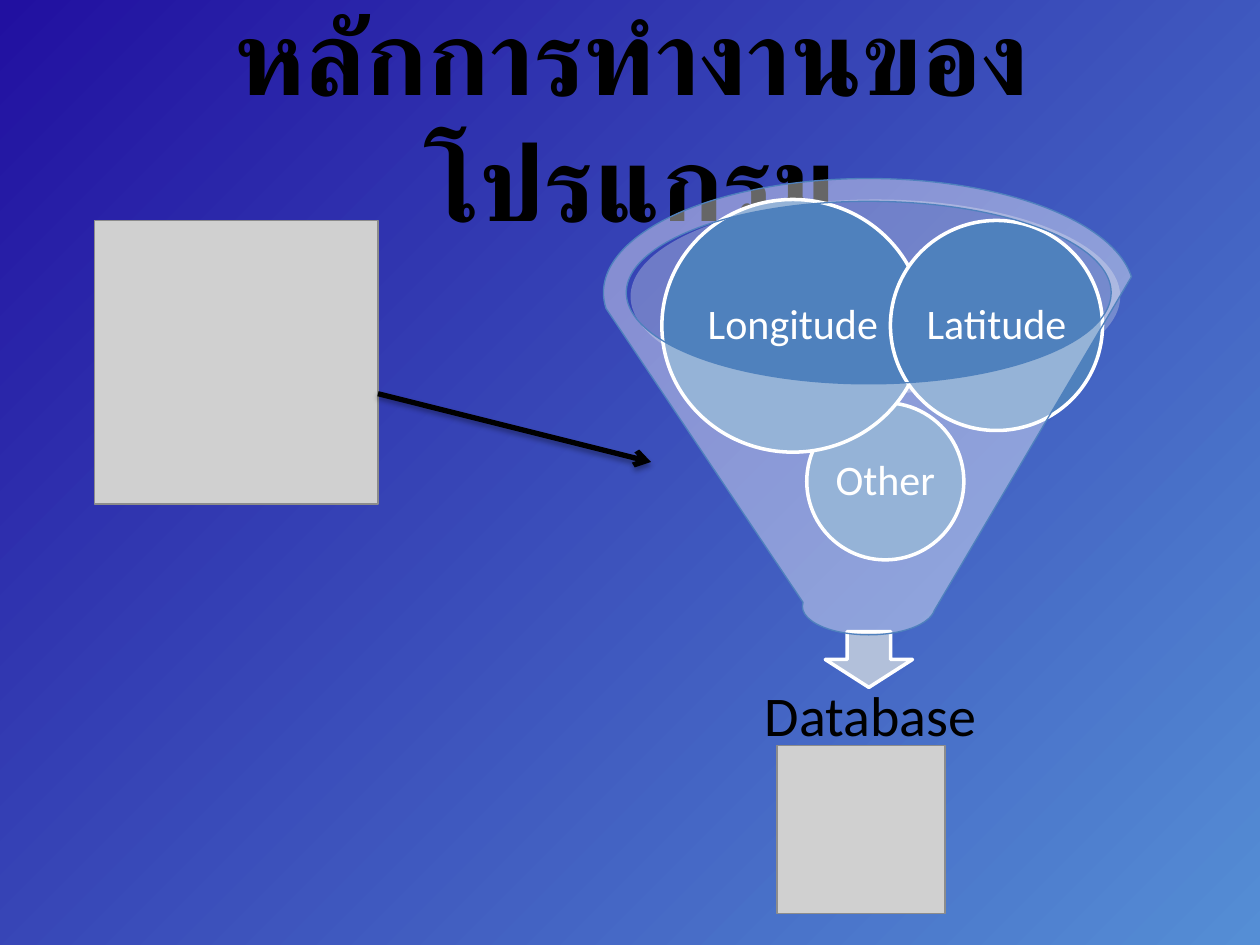
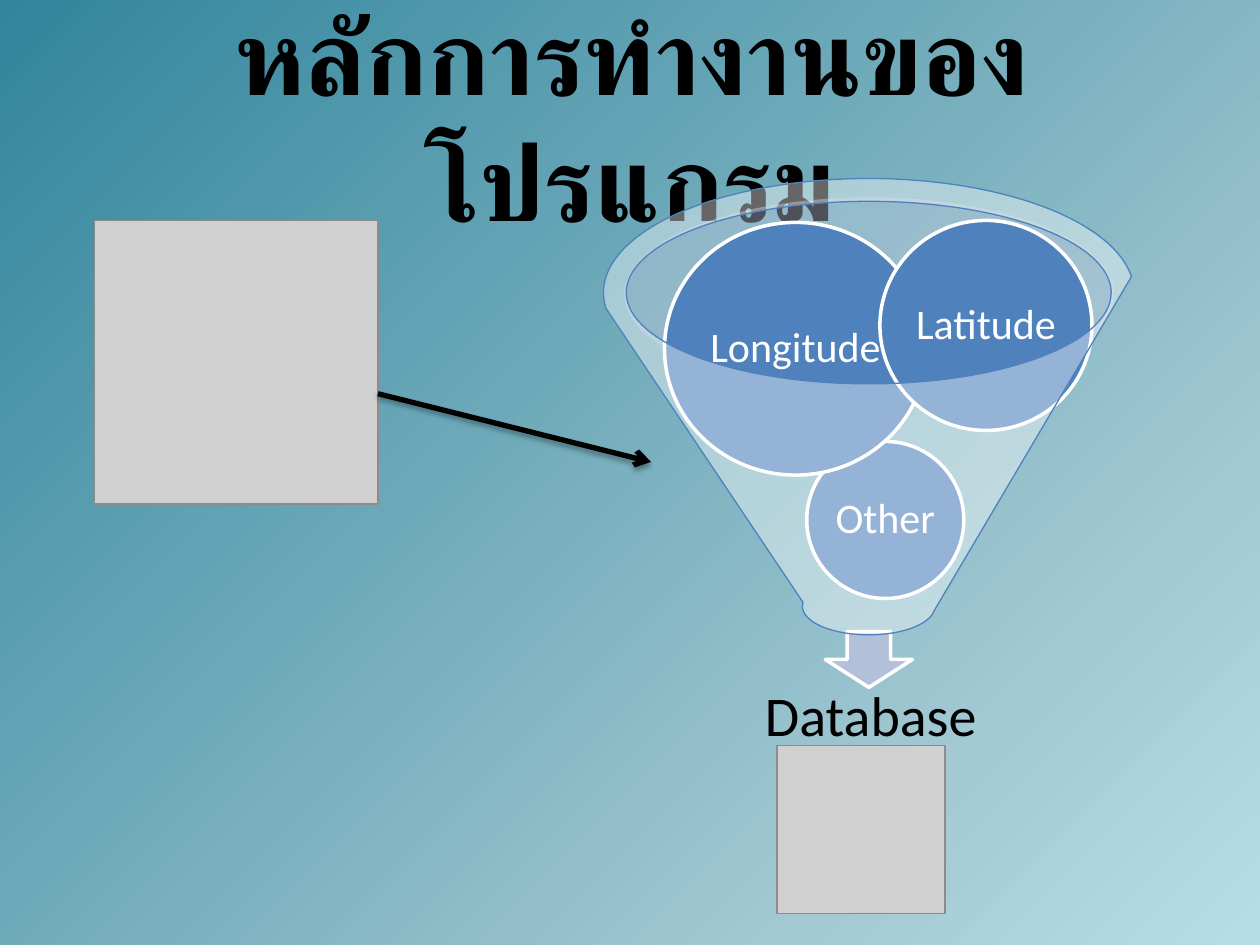
Before and after one commit to amfeelgood/Senior_Project, a slide deck: slide 11 of Doc/ProjectPresentation1.pptx (slide 6 before the commit). Drawn at 1260x945 pixels with LibreOffice and Linux fonts; fonts in the diff are those of the drawing; grey boxes stand for pictures. Boxes give left, top, right and bottom in pixels: in the first picture for what was removed or moved away, otherwise in the second. Text is boxed around its words. In the diff, an @@ line names an element or a change of style, - is before the commit and + after.

```diff
--- a/Doc/ProjectPresentation1.pptx
+++ b/Doc/ProjectPresentation1.pptx
@@ background gradient #558ED5 to #2110A0 to #FFFFFF to #FFEBFA to gradient #B7DEE8 to #A3C9D3 to #31859C to #FFFFFF to #FFEBFA @@
@@ ellipse: place and size @@
-ellipse at (630,199,1120,393)
+ellipse at (624,198,1114,392)
@@ ellipse: place and size @@
-ellipse at (662,199,924,452)
+ellipse at (664,223,926,476)
@@ ellipse: place and size @@
-ellipse at (891,220,1102,431)
+ellipse at (879,220,1091,431)
@@ text "Longitude" rewrapped from (708,310,878,346) to (710,327,880,372) @@
@@ text "Latitude" rewrapped from (927,310,1067,349) to (916,310,1056,340) @@
@@ ellipse: place and size @@
-ellipse at (806,403,964,561)
+ellipse at (806,441,964,598)
@@ text "Other": place and size @@
-text "Other" at (836,466,935,495)
+text "Other" at (836,504,935,533)
```
Also in this commit, not shown: 4 other slides changed, 7 slides added, 1 slide removed.
